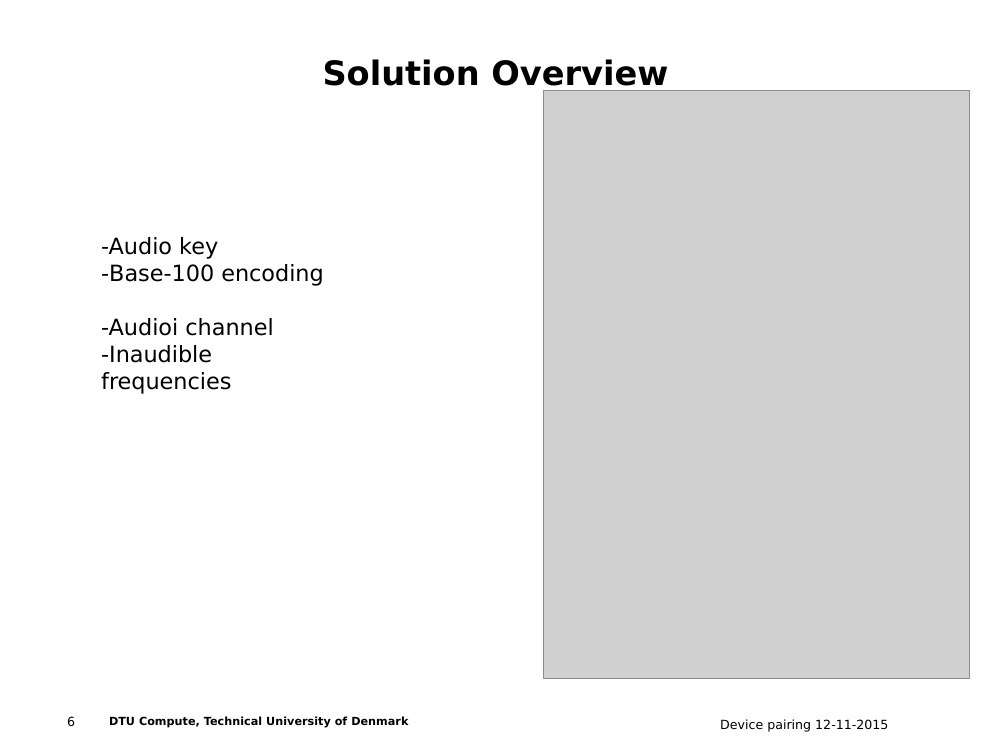
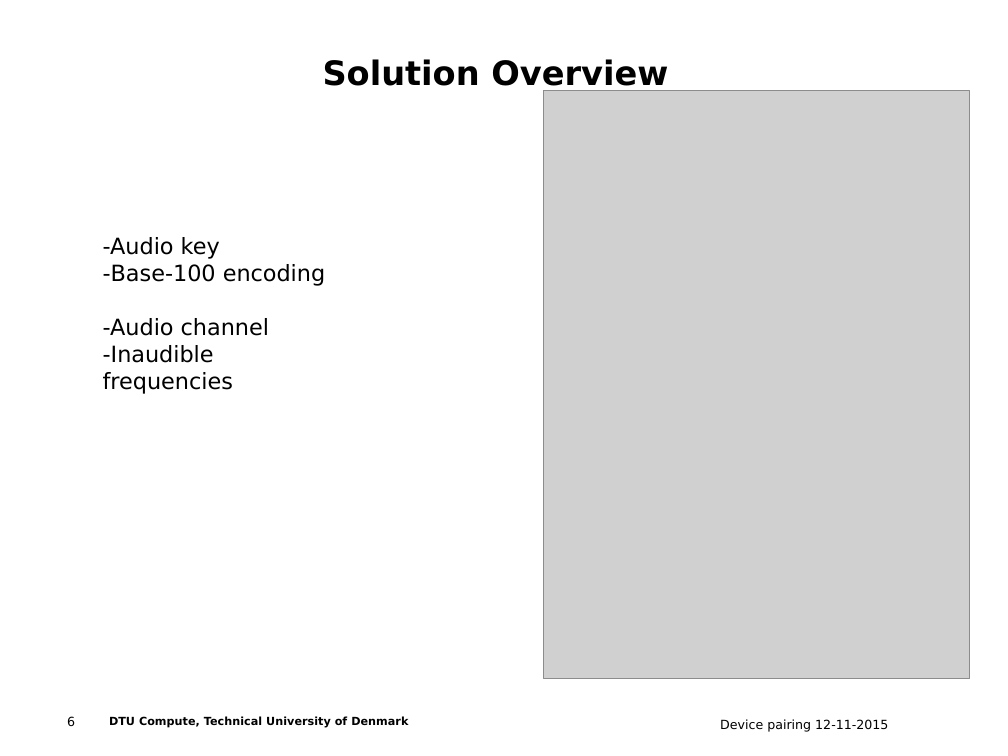
Before and after one commit to ttsoftware/applied-cryptography, a slide deck: slide 6 of Audio-based Out of Band Channel key exchange.ppt. Drawn at 1008x756 pixels with LibreOffice and Linux fonts; fonts in the diff are those of the drawing; grey boxes stand for pictures; background and template pictures are left out. Boxes give left, top, right and bottom in pixels: in the first picture for what was removed or moved away, otherwise in the second. Text is boxed around its words. In the diff, an @@ line names an element or a change of style, - is before the commit and + after.

Commit message:
final

```diff
--- a/Audio-based Out of Band Channel key exchange.ppt
+++ b/Audio-based Out of Band Channel key exchange.ppt
@@ text at <box>103,318,269,336</box>: text changed @@
--Audioi channel
+-Audio channel
```
Also in this commit, not shown: 5 other slides changed.
